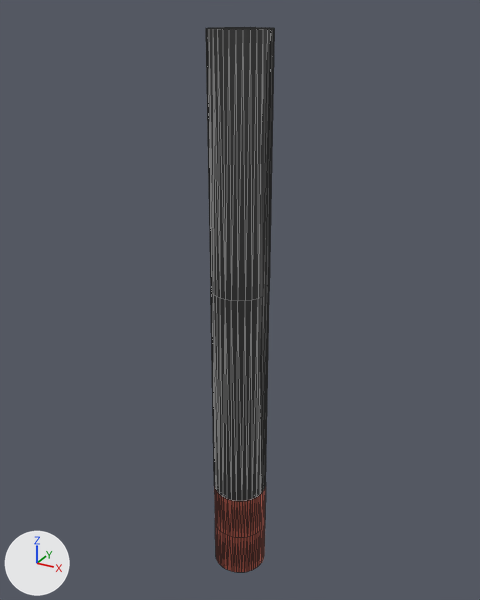
Renders of the COLLADA model urdf/model/club.dae from each side of a commit.
One viewpoint serves both versions: a 50 mm lens placed at (0.22, -0.535, 0.462), pointed at (-0.012, -0.113, 0.251). Lighting does not change. The marker at lower left points along +X, +Y and +Z. Mesh edges are drawn as thin lines. Where no turn or scale is listed for an object, it has been applied to the vertices.

The scene before the commit, as lines of its bpy script (objects in view):
```python
mat_powder_coat__black = principled_material('Powder Coat (Black)')
mat_powder_coat__black.base_color = (0.098, 0.098, 0.098)  # dark grey #585858
mat_powder_coat__black.metallic = 1.0
mat_powder_coat__red = principled_material('Powder Coat (Red)')
mat_powder_coat__red.base_color = (0.769, 0.208, 0.153)  # red #e37e6d
mat_powder_coat__red.metallic = 1.0
me_body1 = bpy.data.meshes.new('Body1')
me_body1.from_pydata(...)  # 96 vertices, 188 faces; spans x -0.023..0.023, y -0.023..0.023, z 0.0..0.37
me_body1.materials.append(mat_powder_coat__black)  # dark grey #585858
me_body1_001 = bpy.data.meshes.new('Body1.001')
me_body1_001.from_pydata(...)  # 160 vertices, 316 faces; spans x -0.0225..0.0225, y -0.0225..0.0225, z 0.0..0.08
me_body1_001.materials.append(mat_powder_coat__red)  # red #e37e6d
ob_body1 = bpy.data.objects.new('Body1', me_body1)
ob_body1.location = (-0.0066, -0.1227, 0.0797)
ob_body1_001 = bpy.data.objects.new('Body1.001', me_body1_001)
ob_body1_001.location = (-0.0066, -0.1227, -0.0003)
```
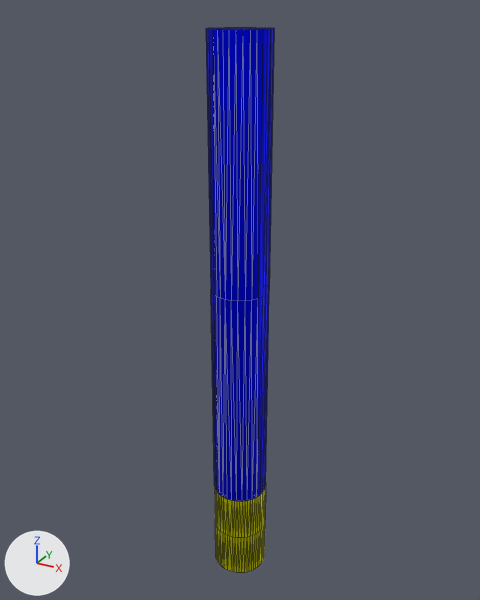
The change, as a list of edits to the scene's bpy script:
```text
Change mat_powder_coat__black:
    mat_powder_coat__black.base_color: (0.098, 0.098, 0.098) -> (0.0, 0.00505, 0.998)  # dark grey #585858 -> blue #0010ff
Change mat_powder_coat__red:
    mat_powder_coat__red.base_color: (0.769, 0.208, 0.153) -> (1.0, 1.0, 0.0)  # red #e37e6d -> yellow #ffff00
```

Location of each change, (x1, y1, x2, y2) in pixels of the pictures (480 x 600 px):
'Body1', recoloured (grey to blue): (206, 27, 274, 501) in both
'Body1.001', recoloured: (214, 486, 266, 572) in both
